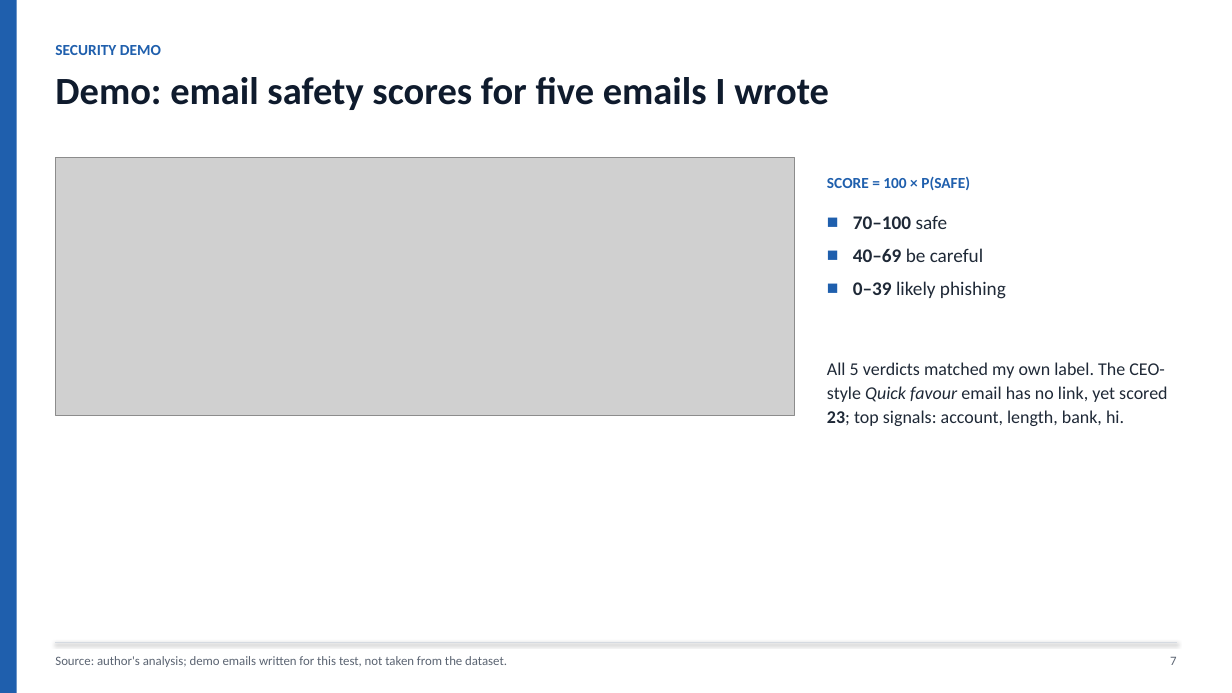
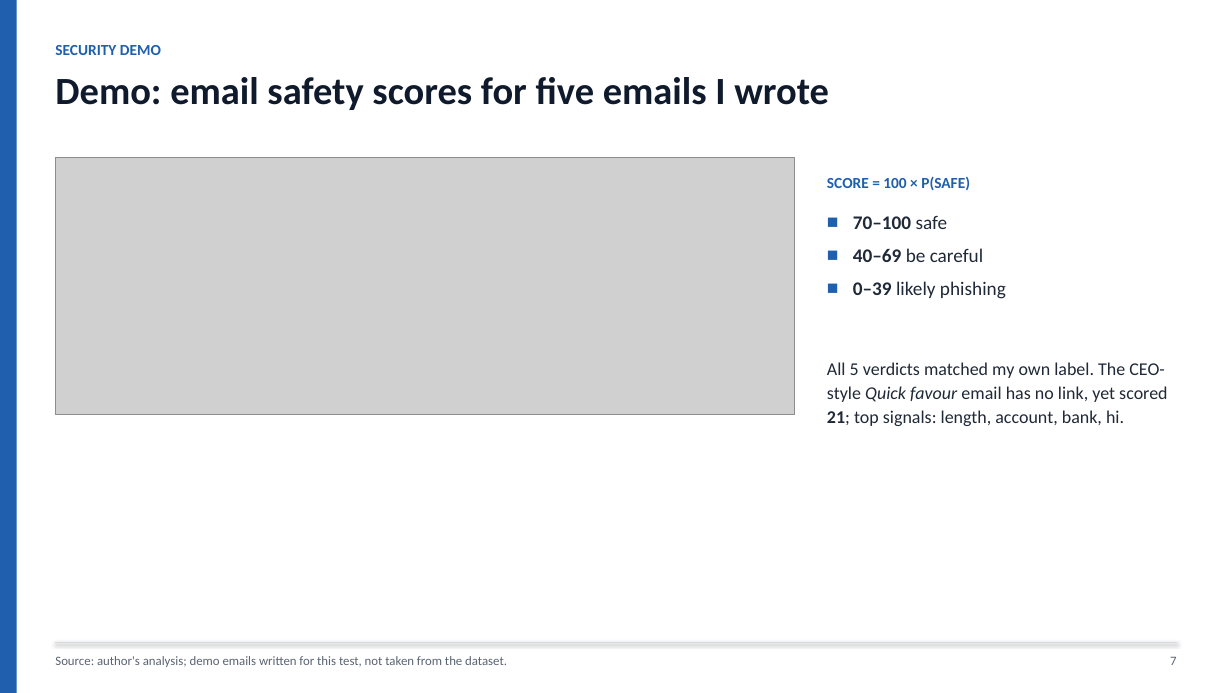
Before and after one commit to Ruthvik-Bandari/ArtificialIntelligence-for-Cybersecurity, a slide deck: slide 7 of module-05-email-analyzer/Bandari_Ruthvik_Nath_Module5_Phishing_Detective.pptx. Drawn at 1232x693 pixels with LibreOffice and Linux fonts; fonts in the diff are those of the drawing; grey boxes stand for pictures. Boxes give left, top, right and bottom in pixels: in the first picture for what was removed or moved away, otherwise in the second. Text is boxed around its words. In the diff, an @@ line names an element or a change of style, - is before the commit and + after.

```diff
--- a/module-05-email-analyzer/Bandari_Ruthvik_Nath_Module5_Phishing_Detective.pptx
+++ b/module-05-email-analyzer/Bandari_Ruthvik_Nath_Module5_Phishing_Detective.pptx
@@ text at (827,362,1167,426): text changed @@
-All 5 verdicts matched my own label. The CEO-style Quick favour email has no link, yet scored 23; top signals: account, length, bank, hi.
+All 5 verdicts matched my own label. The CEO-style Quick favour email has no link, yet scored 21; top signals: length, account, bank, hi.
```
Also in this commit, not shown: 6 other slides changed, 3 other files.
